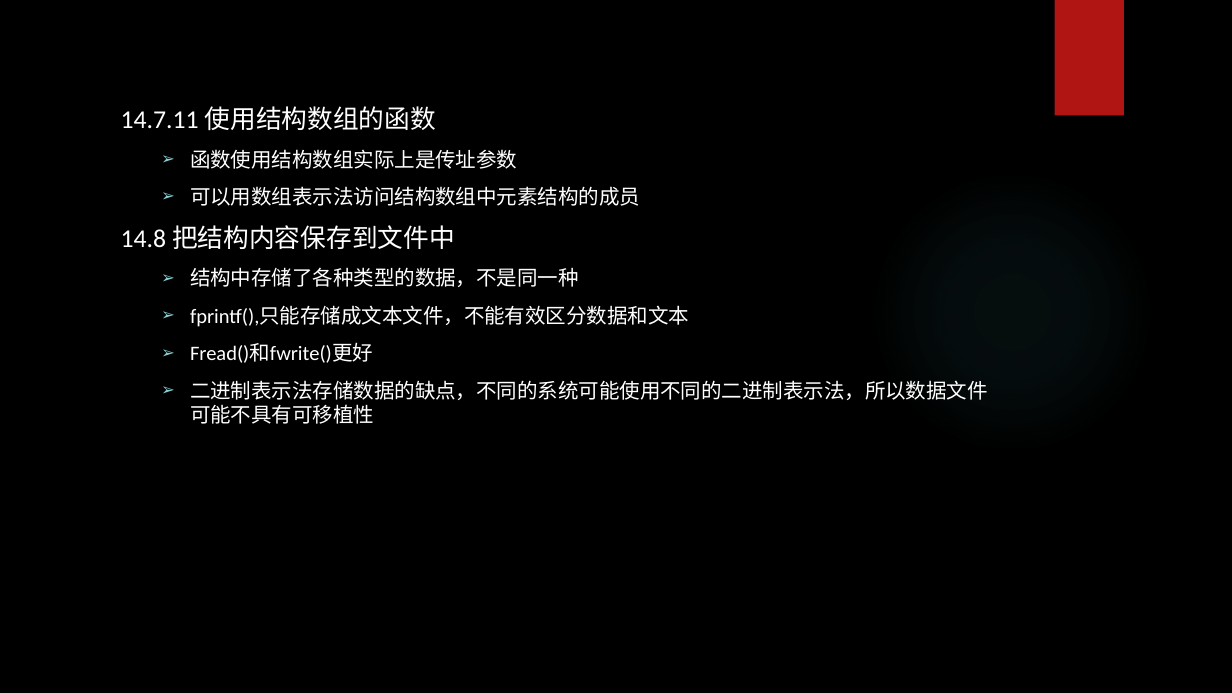
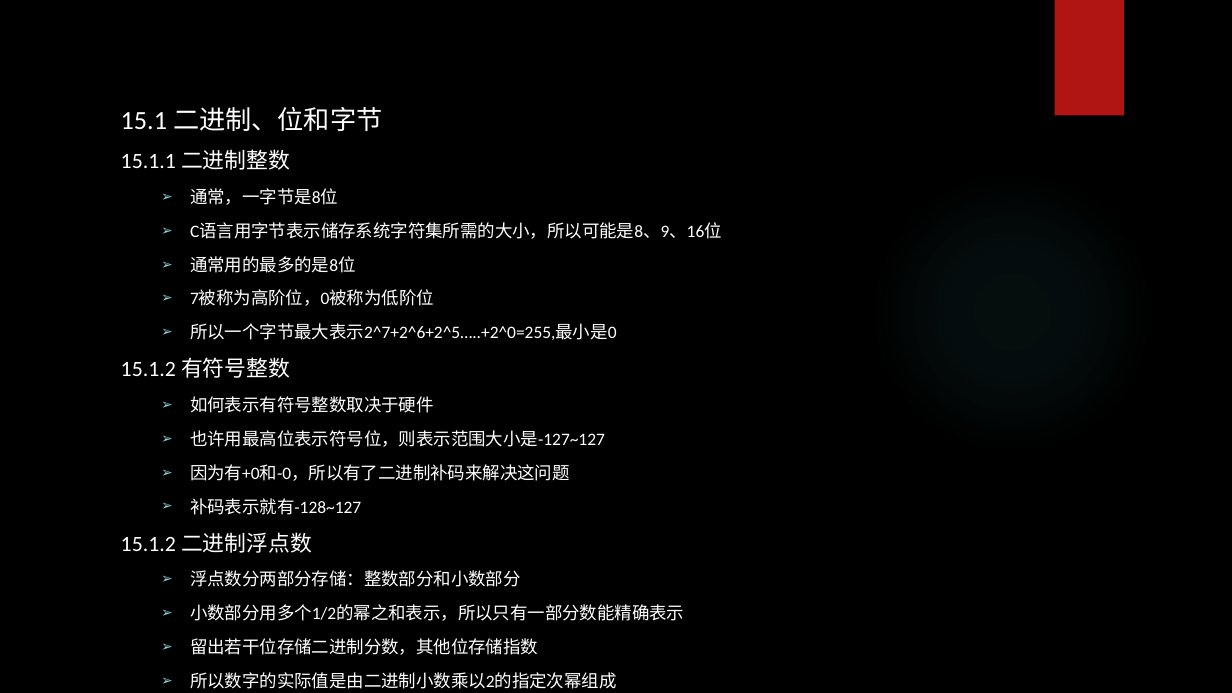
Before and after one commit to tsyin/c_ppt-code, a slide deck: slide 2 of PPT/15 位操作.pptx (slide 14 before the commit). Drawn at 1232x693 pixels with LibreOffice and Linux fonts; fonts in the diff are those of the drawing; background and template pictures are left out. Boxes give left, top, right and bottom in pixels: in the first picture for what was removed or moved away, otherwise in the second. Text is boxed around its words. In the diff, an @@ line names an element or a change of style, - is before the commit and + after.

```diff
--- a/PPT/15 位操作.pptx
+++ b/PPT/15 位操作.pptx
@@ text at (121,107,722,689): text changed; size 16 to 13.6 pt @@
-14.7.11 使用结构数组的函数
-  ➢ 函数使用结构数组实际上是传址参数
-  ➢ 可以用数组表示法访问结构数组中元素结构的成员
-14.8 把结构内容保存到文件中
-  ➢ 结构中存储了各种类型的数据，不是同一种
-  ➢ fprintf(),只能存储成文本文件，不能有效区分数据和文本
-  ➢ Fread()和fwrite()更好
-  ➢ 二进制表示法存储数据的缺点，不同的系统可能使用不同的二进制表示法，所以数据文件可能不具有可移植性
+15.1 二进制、位和字节
+15.1.1 二进制整数
+  ➢ 通常，一字节是8位
+  ➢ C语言用字节表示储存系统字符集所需的大小，所以可能是8、9、16位
+  ➢ 通常用的最多的是8位
+  ➢ 7被称为高阶位，0被称为低阶位
+  ➢ 所以一个字节最大表示2^7+2^6+2^5…..+2^0=255,最小是0
+15.1.2 有符号整数
+  ➢ 如何表示有符号整数取决于硬件
+  ➢ 也许用最高位表示符号位，则表示范围大小是-127~127
+  ➢ 因为有+0和-0，所以有了二进制补码来解决这问题
+  ➢ 补码表示就有-128~127
+15.1.2 二进制浮点数
+  ➢ 浮点数分两部分存储：整数部分和小数部分
+  ➢ 小数部分用多个1/2的幂之和表示，所以只有一部分数能精确表示
+  ➢ 留出若干位存储二进制分数，其他位存储指数
+  ➢ 所以数字的实际值是由二进制小数乘以2的指定次幂组成
```
Also in this commit, not shown: 6 slides added, 20 slides removed, 1 other file.
